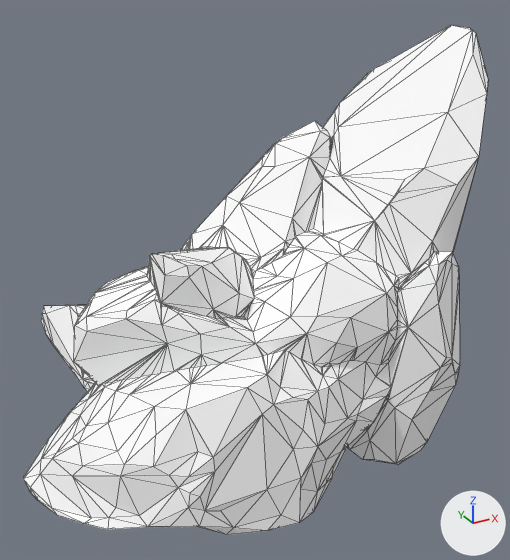
The glTF model public/siege/scifi/alpine_SM_Env_Rock_010.gltf as it was, and as the next commit left it.
One viewpoint serves both versions: a camera (50 mm lens) standing at (-10.3, -19.4, 15.0) and looking at (0.2, -0.3, 5.4). Arrows for +X, +Y and +Z are at lower right; the lights stay in place. The first picture is the older version. Mesh edges are drawn as thin lines. Where no turn or scale is listed for an object, it has been applied to the vertices.

Objects in the first picture: 'SM_Env_Rock_010'.
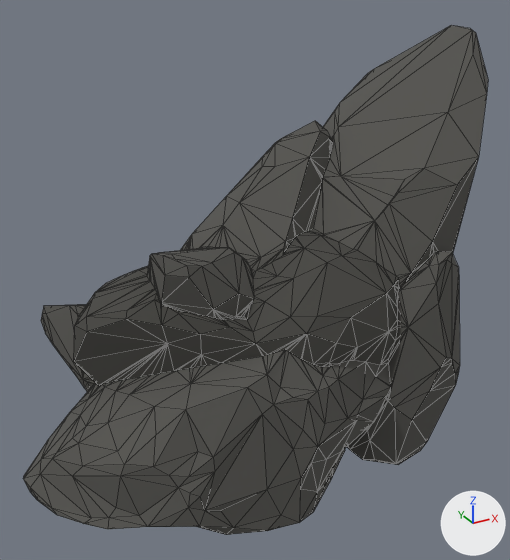
Pixel boxes (x1, y1, x2, y2) of what changed, in the pictures (510 x 560 px):
'SM_Env_Rock_010', surface changed (white to grey): (23, 25, 488, 535) in both

The change in detail:
Picture 'PolygonNatureBiomesS2_Alpine_Texture_01' (img_polygonnaturebiomess2_alpine_texture_01) is new.
In material 'PolygonNatureBiomesS2_Alpine_Texture_01' (mat_polygonnaturebiomess2_alpine_texture_01), base_color is no longer (1.0, 1.0, 1.0), white #ffffff.
In material 'PolygonNatureBiomesS2_Alpine_Texture_01' (mat_polygonnaturebiomess2_alpine_texture_01), texture is now set to img_polygonnaturebiomess2_alpine_texture_01.
